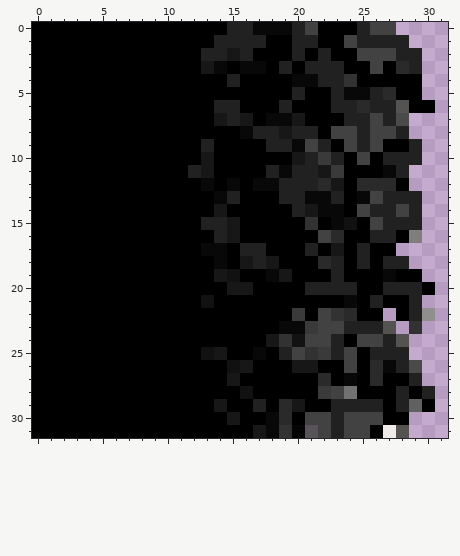
Pixel-art sprite, stored at projeto_fpro/maptiles/parede/2.png. Above is the file before it was changed.
The file is 32x32 pixels. Colours within 5 levels of each other are drawn and written as one.
The same view after the edit:
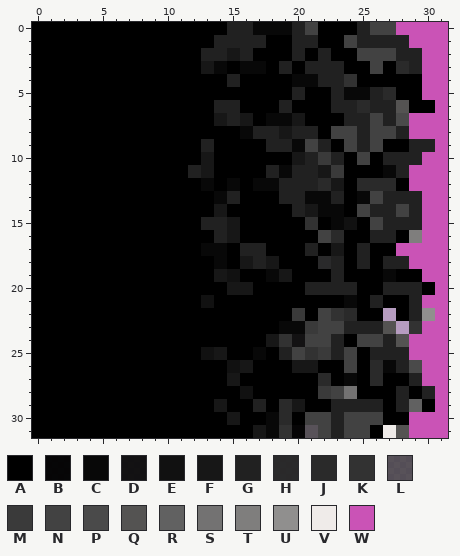
Palette (. is transparent): A #000000  B #010101f8  C #080808  D #0d0d0df7  E #111111  F #171717  G #212121  H #262626f8  J #2a2a2a  K #323232  L #373737c4  M #3a3a3a  N #424242  P #4a4a4a  Q #545352  R #616161  S #737272  T #7f7e7d  U #908f8e  V #efebe9  W #ca53b6
The exact change:
Changed rows in their new state; - is an unchanged pixel.
first column x 28:
 0 WWWW
 1 -WWW
 2 --WW
 3 --WW
 4 --WW
 5 --WW
 6 ---W
 7 -WWW
 8 -WWW
 9 --GW
10 --WW
11 -WWW
12 -WWW
13 --WW
14 --WW
15 --WW
16 --WW
17 WWWW
18 -WWW
19 --WW
20 ---W
21 --WW
22 ---W
23 --WW
24 -WWW
25 -WWW
26 --WW
27 --WW
28 ---W
29 ---W
30 -WWW
31 -WWW
